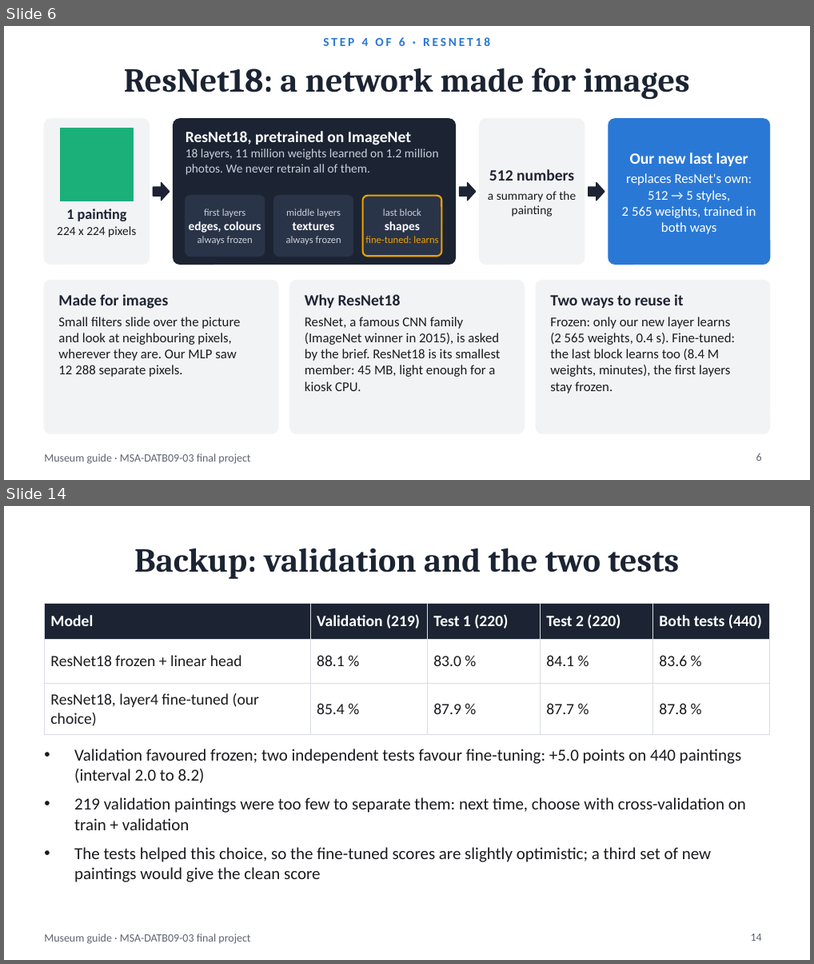
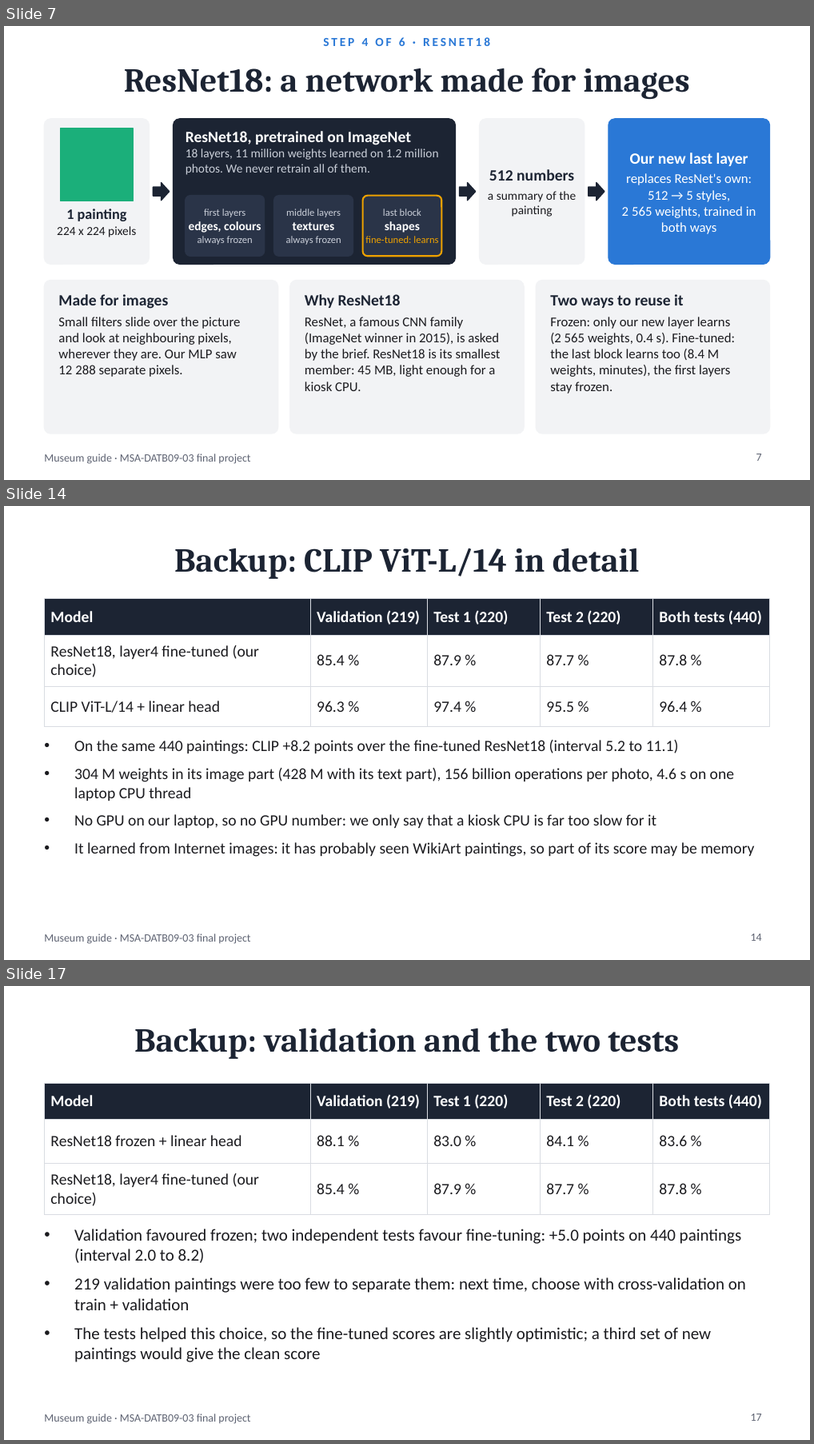
Before and after one commit to BenjaminAHS/neural-network-project, a slide deck: docs/museum_guide_presentation.pptx. Shown one above the other, each under a label of ours: slides 6 and 14 before the commit, slides 7, 14 and 17 after it; the slides between them are not shown. The pictures are 814x964 and 814x1444 pixels, drawn with LibreOffice and Linux fonts; fonts in the diff are those of the drawing. Boxes give left, top, right and bottom in pixels: in the first picture for what was removed or moved away, otherwise in the second. Text is boxed around its words. In the diff, an @@ line names an element or a change of style, - is before the commit and + after.

```diff
--- a/docs/museum_guide_presentation.pptx
+++ b/docs/museum_guide_presentation.pptx
@@ slide 14 added at [4,506,810,960], background #FFFFFF; not listed: 1 template element that a slide beside it also shows @@
@@ title added at [174,548,640,579], 30 pt, text #1C2433, bold @@
+Backup: CLIP ViT-L/14 in detail
@@ table added at [44,599,770,716], 3 rows, 5 columns @@
+Model | Validation (219) | Test 1 (220) | Test 2 (220) | Both tests (440)
+ResNet18, layer4 fine-tuned (our choice) | 85.4 % | 87.9 % | 87.7 % | 87.8 %
+CLIP ViT-L/14 + linear head | 96.3 % | 97.4 % | 95.5 % | 96.4 %
@@ text added at [74,740,754,856], 14 pt, text #1B1B1F @@
+• On the same 440 paintings: CLIP +8.2 points over the fine-tuned ResNet18 (interval 5.2 to 11.1)
+• 304 M weights in its image part (428 M with its text part), 156 billion operations per photo, 4.6 s on one laptop CPU thread
+• No GPU on our laptop, so no GPU number: we only say that a kiosk CPU is far too slow for it
+• It learned from Internet images: it has probably seen WikiArt paintings, so part of its score may be memory
@@ page number added at [751,933,762,940], 10 pt, text #5F6473 @@
+14
@@ what was slide 6 is now slide 7 @@
@@ page number at [757,453,762,460]: text changed @@
-6
+7
@@ what was slide 14 is now slide 17 @@
@@ page number at [751,1413,762,1420]: text changed @@
-14
+17
```
Also in this commit, not shown: 16 slides changed, 2 other slides added, 14 other files.
